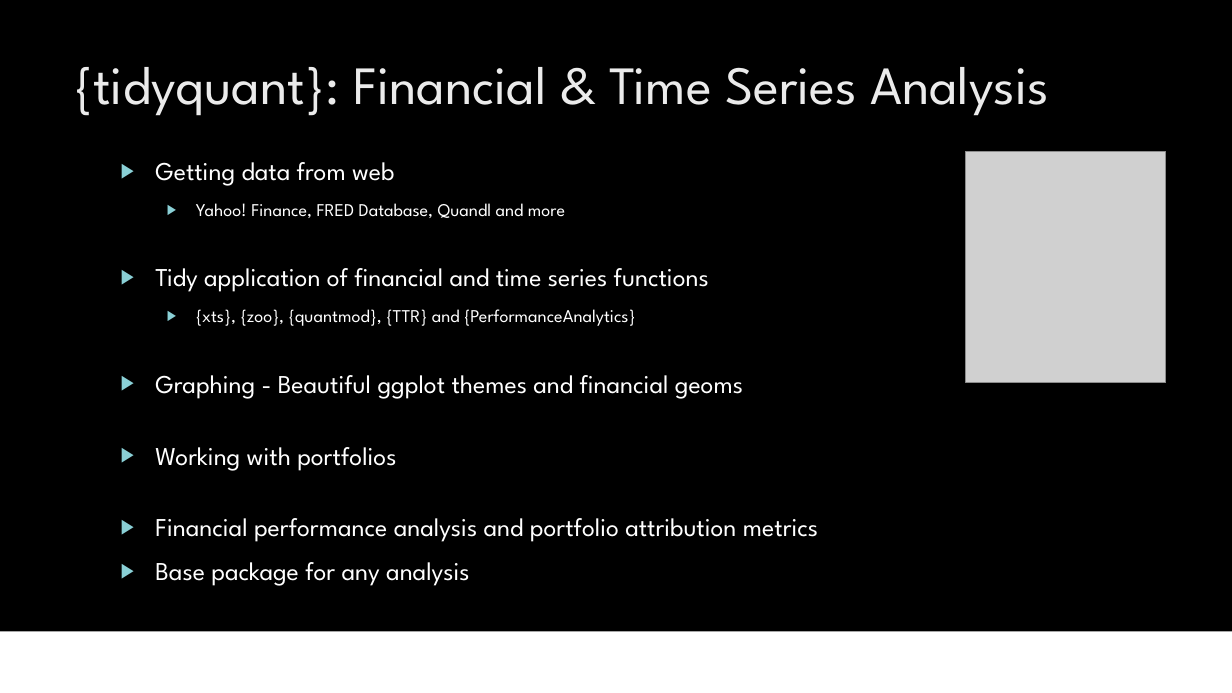
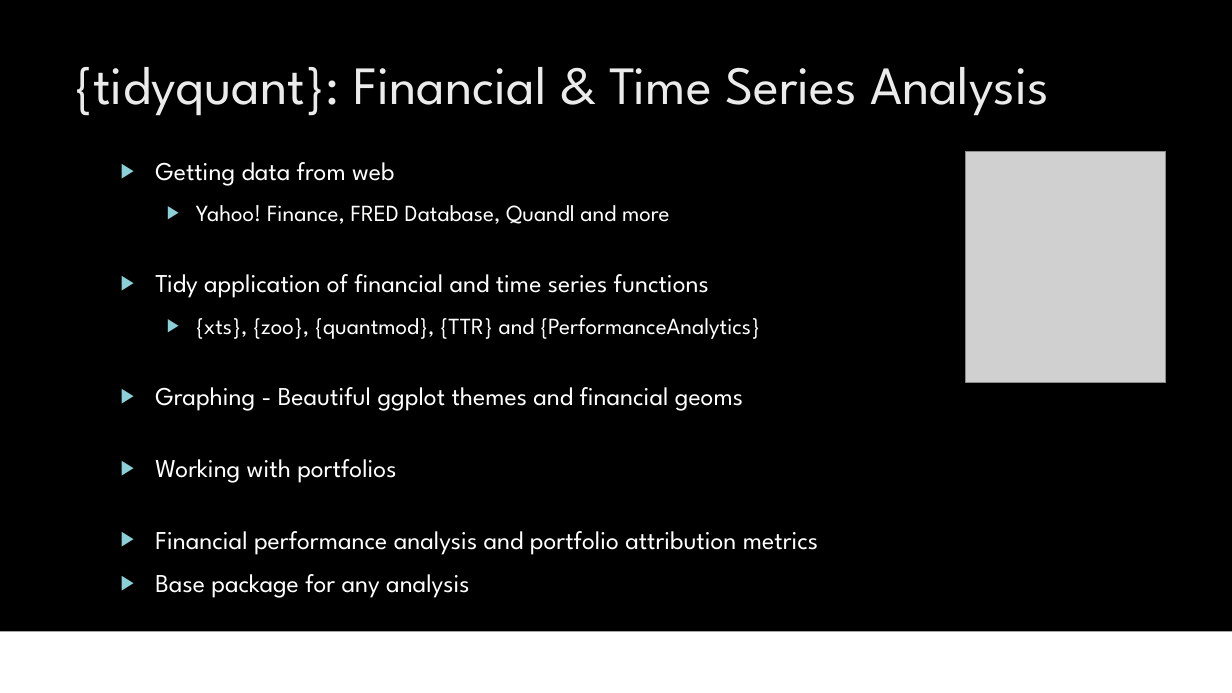
Before and after one commit to business-science/presentations, a slide deck: slide 7 of 2017_09_19_R_UserGroup_Panama/rPanama - 2017-09-19.pptx (slide 6 before the commit). Drawn at 1232x693 pixels with LibreOffice and Linux fonts; fonts in the diff are those of the drawing; grey boxes stand for pictures; background and template pictures are left out. Boxes give left, top, right and bottom in pixels: in the first picture for what was removed or moved away, otherwise in the second. Text is boxed around its words. In the diff, an @@ line names an element or a change of style, - is before the commit and + after.

```diff
--- a/2017_09_19_R_UserGroup_Panama/rPanama - 2017-09-19.pptx
+++ b/2017_09_19_R_UserGroup_Panama/rPanama - 2017-09-19.pptx
@@ text at box(196, 205, 760, 339): size 14 to 18 pt in "Yahoo! Finance, FRED Database, Quandl and more", "{xts}, {zoo}, {quantmod}, {TTR} and {PerformanceAnalytics}" @@
```
Also in this commit, not shown: 6 other slides changed, 1 slide added, 5 other files.
